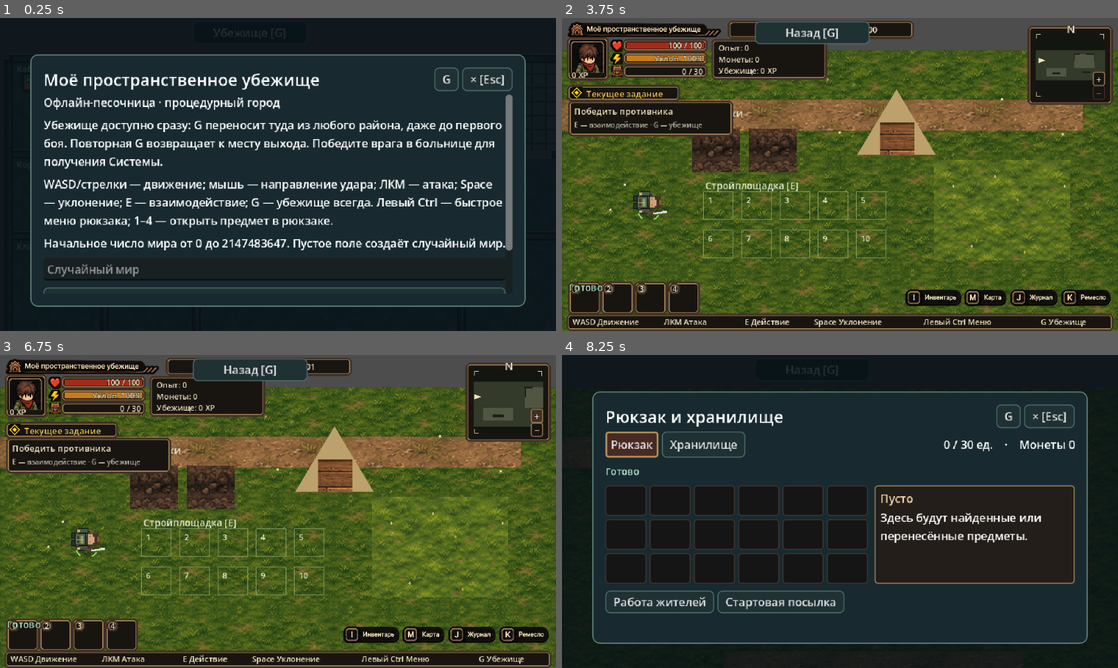
Above: before the commit, frames 1-4 (two rows, left to right).
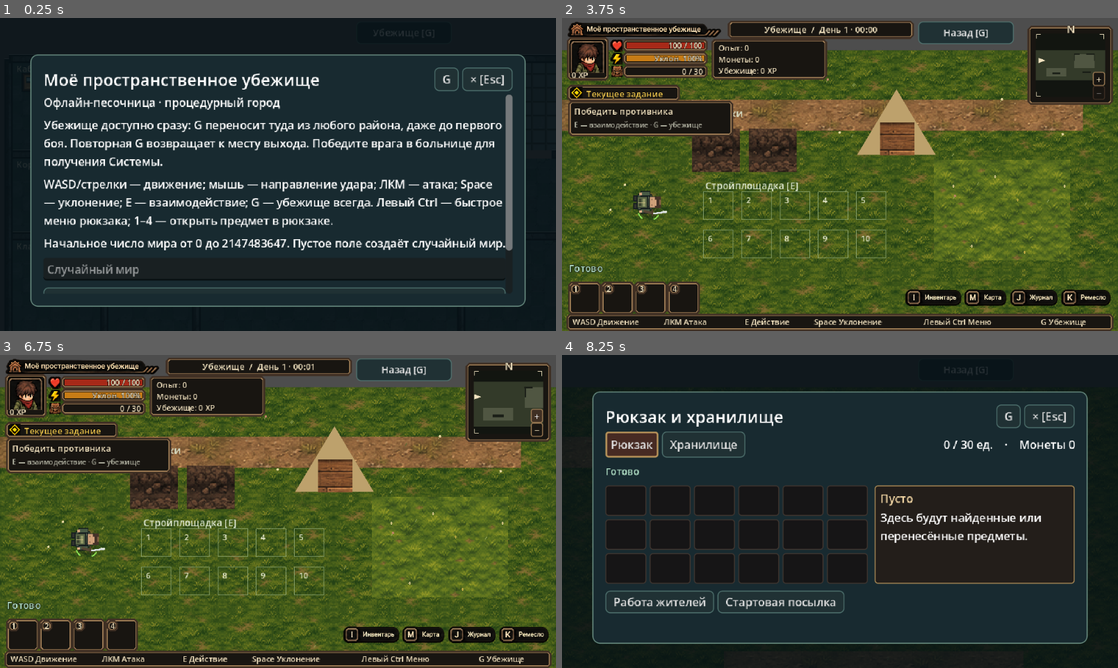
Above: after the commit, the same moments.

Repository: AndreyCokol/My_shelter
Game: Godot game, scene res://game/scenes/main/playable.tscn
Same seed, same stepped clock (60 frames per second), same inputs: the game is played once before the commit and once after it.
Inputs (mouse positions are in pixels of both pictures, inside the frame that each line leads up to):
- Up to frame 1 (0.25 s): no input
- Up to frame 2 (3.75 s): click (834, 268) at 0.52 s; type "12" at 0.6 s; click "Начать игру" at 1.25 s; click "Начать игру" at 2 s; click "Убежище [G]" at 2.75 s; click "G" at 3.5 s
- Up to frame 3 (6.75 s): click (505, 401) at 4.25 s; click "Назад [G]" at 5 s; click "× [Esc]" at 5.75 s; click "+" at 6.5 s
- Up to frame 4 (8.25 s): click "−" at 7.25 s; click (934, 633) at 8 s

The runs differ from the first frame. In frame 2, 2.8% of the frame differs, in the area x 1-82%, y 1-88%; in frame 3, 2.8%; in frame 4, less than 0.1%.

Commit message:
fix(A5): place G shelter shortcut beside location plaque without covering approved PC HUD

Diff:
--- a/game/ui/game_ui.gd
+++ b/game/ui/game_ui.gd
@@ -76,8 +76,9 @@
 	# Always-visible control between title and top-right minimap (640x360).
 	shelter_nav_button = button(self, "Убежище [G]", toggle_shelter)
 	shelter_nav_button.name = "ShelterQuickButton"
-	shelter_nav_button.position = Vector2(222, 4)
-	shelter_nav_button.size = Vector2(132, 25)
+	shelter_nav_button.position = Vector2(410, 4)
+	shelter_nav_button.size = Vector2(110, 25)
+	shelter_nav_button.add_theme_font_size_override("font_size", 11)
 	shelter_nav_button.focus_mode = Control.FOCUS_NONE
 	shelter_nav_button.icon = Art.icon("shelter")
 	shelter_nav_button.tooltip_text = "В убежище / вернуться к месту выхода [G]"
@@ -86,8 +87,8 @@
 	notice.set_anchors_and_offsets_preset(Control.PRESET_BOTTOM_WIDE)
 	notice.offset_left = 8
 	notice.offset_right = -8
-	notice.offset_top = -58
-	notice.offset_bottom = -45
+	notice.offset_top = -80
+	notice.offset_bottom = -65
 	notice.mouse_filter = MOUSE_FILTER_IGNORE
 	notice.clip_text = true
 	notice.add_theme_font_size_override("font_size", 11)
